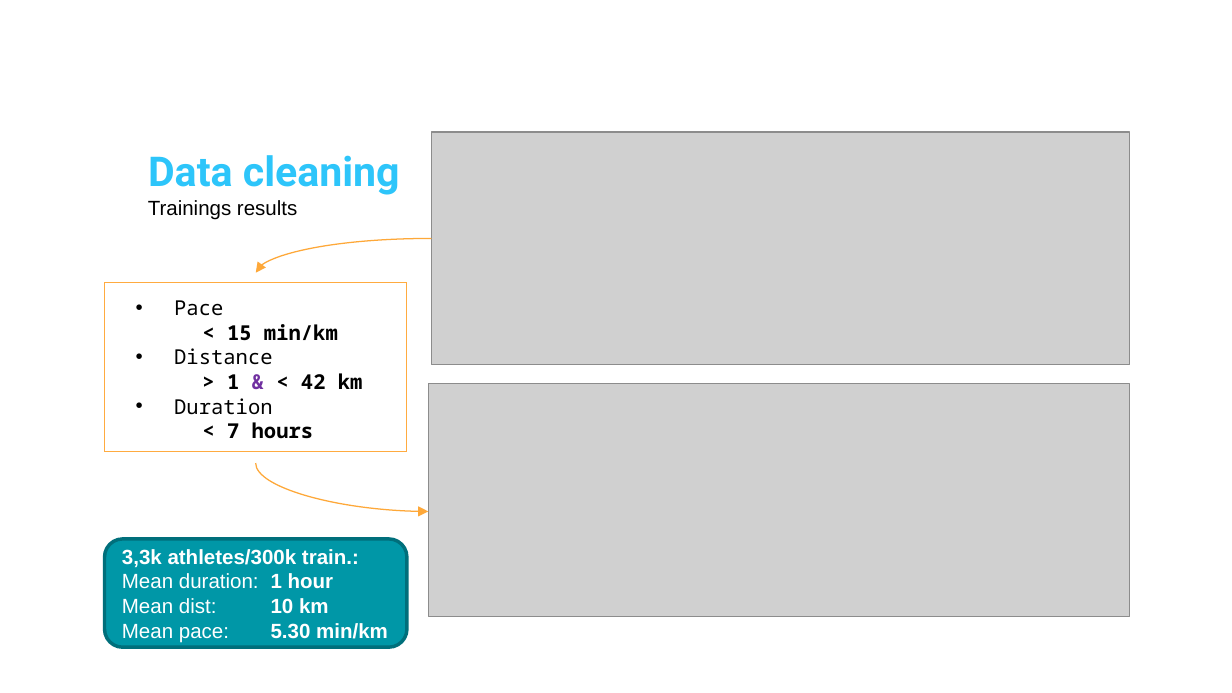
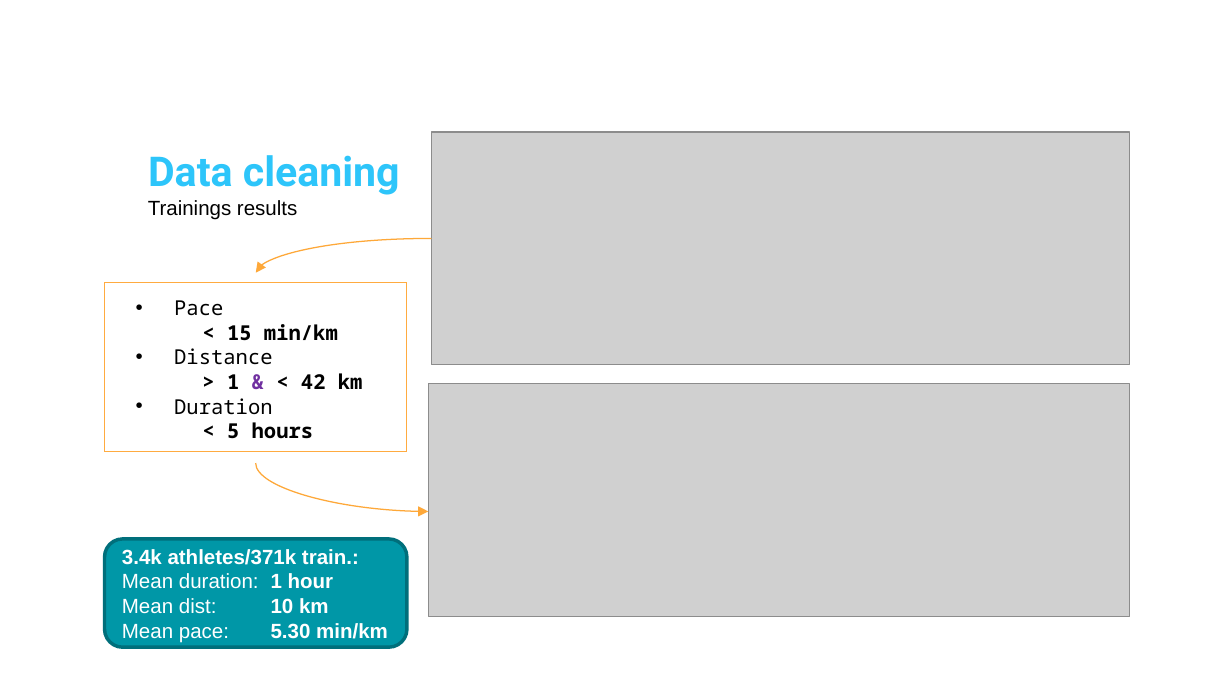
Before and after one commit to dmitry-an-git/ironhack_project_1, a slide deck: slide 5 of project_marathon.pptx. Drawn at 1232x693 pixels with LibreOffice and Linux fonts; fonts in the diff are those of the drawing; grey boxes stand for pictures; background and template pictures are left out. Boxes give left, top, right and bottom in pixels: in the first picture for what was removed or moved away, otherwise in the second. Text is boxed around its words. In the diff, an @@ line names an element or a change of style, - is before the commit and + after.

```diff
--- a/project_marathon.pptx
+++ b/project_marathon.pptx
@@ text in rectangle at [227,422,314,439]: text changed @@
-< 7 hours
+< 5 hours
@@ text in rounded rectangle at [122,549,359,565]: text changed @@
-3,3k athletes/300k train.:
+3.4k athletes/371k train.:
```
Also in this commit, not shown: 10 other slides changed.
